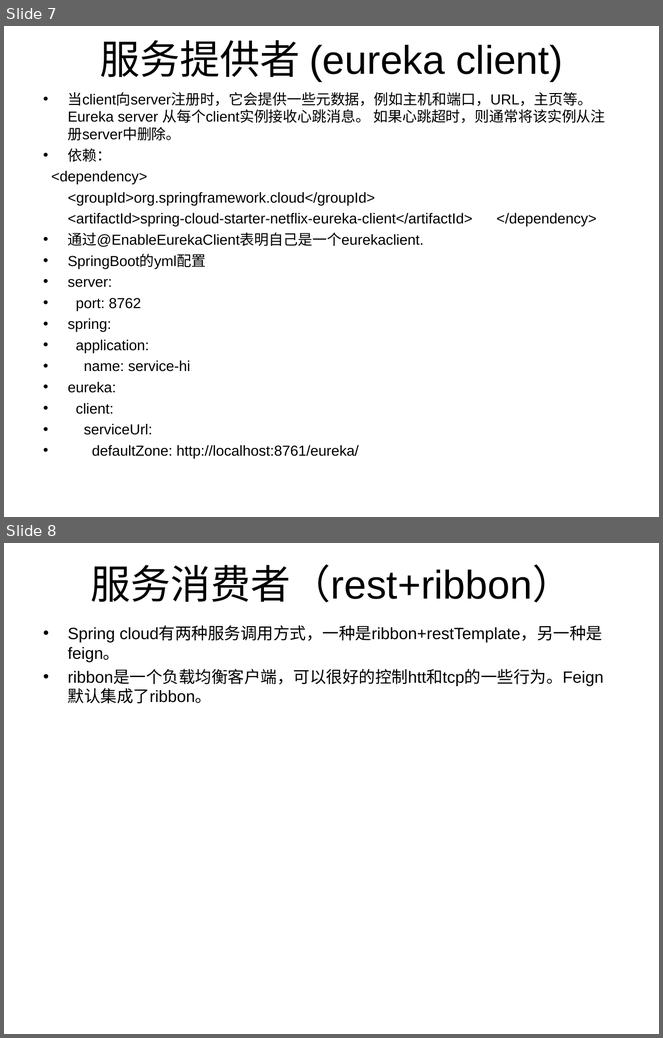
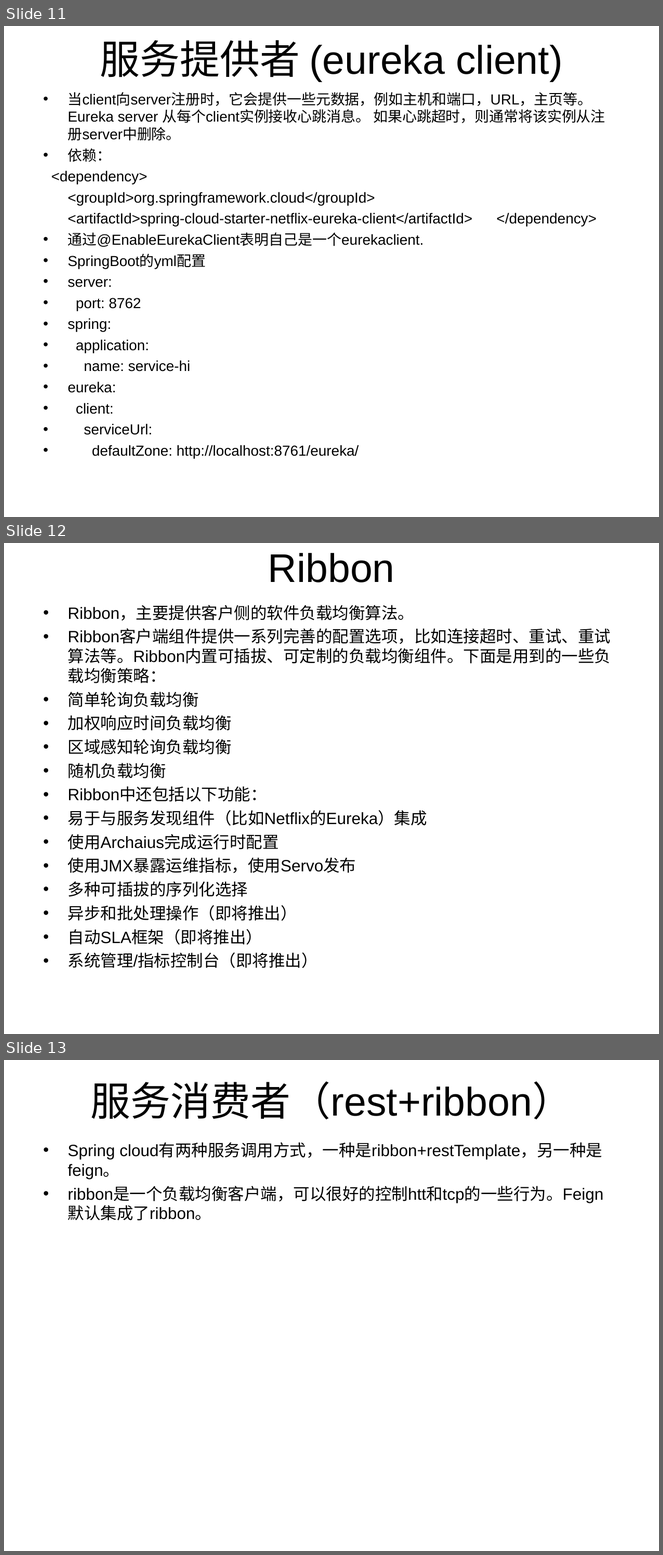
Before and after one commit to xingxingtx/SpringCloud, a slide deck: SpringCloud.ppt. Shown one above the other, each under a label of ours: slides 7 and 8 before the commit, slides 11, 12 and 13 after it. The pictures are 663x1038 and 663x1555 pixels, drawn with LibreOffice and Linux fonts; fonts in the diff are those of the drawing. Boxes give left, top, right and bottom in pixels: in the first picture for what was removed or moved away, otherwise in the second. Text is boxed around its words. In the diff, an @@ line names an element or a change of style, - is before the commit and + after.

```diff
--- a/SpringCloud.ppt
+++ b/SpringCloud.ppt
@@ slide 12 added at (4,543,659,1034), background #FFFFFF @@
@@ title added at (268,553,395,583), 44 pt, text #000000 @@
+Ribbon
@@ text added at (68,606,611,968), 18 pt, text #000000 @@
+• Ribbon，主要提供客户侧的软件负载均衡算法。
+• Ribbon客户端组件提供一系列完善的配置选项，比如连接超时、重试、重试算法等。Ribbon内置可插拔、可定制的负载均衡组件。下面是用到的一些负载均衡策略：
+• 简单轮询负载均衡
+• 加权响应时间负载均衡
+• 区域感知轮询负载均衡
+• 随机负载均衡
+• Ribbon中还包括以下功能：
+• 易于与服务发现组件（比如Netflix的Eureka）集成
+• 使用Archaius完成运行时配置
+• 使用JMX暴露运维指标，使用Servo发布
+• 多种可插拔的序列化选择
+• 异步和批处理操作（即将推出）
+• 自动SLA框架（即将推出）
+• 系统管理/指标控制台（即将推出）
@@ what was slide 7 is now slide 11 @@
@@ what was slide 8 is now slide 13 @@
```
Also in this commit, not shown: 3 slides changed, 4 other slides added.
